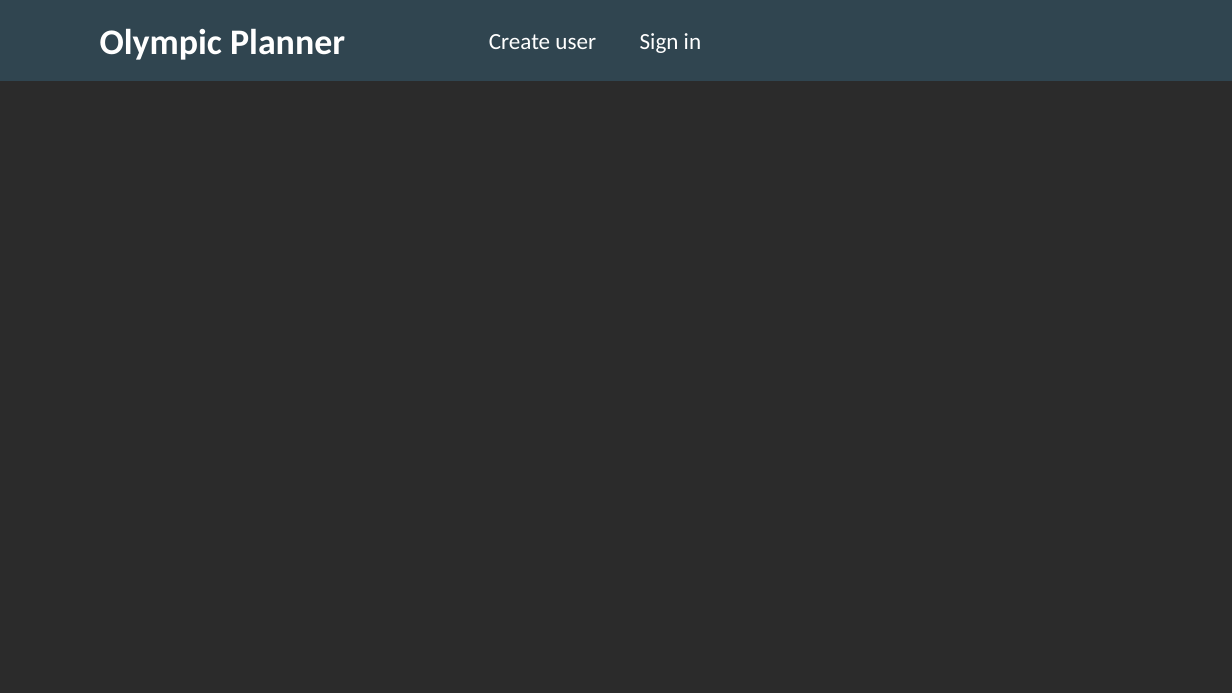
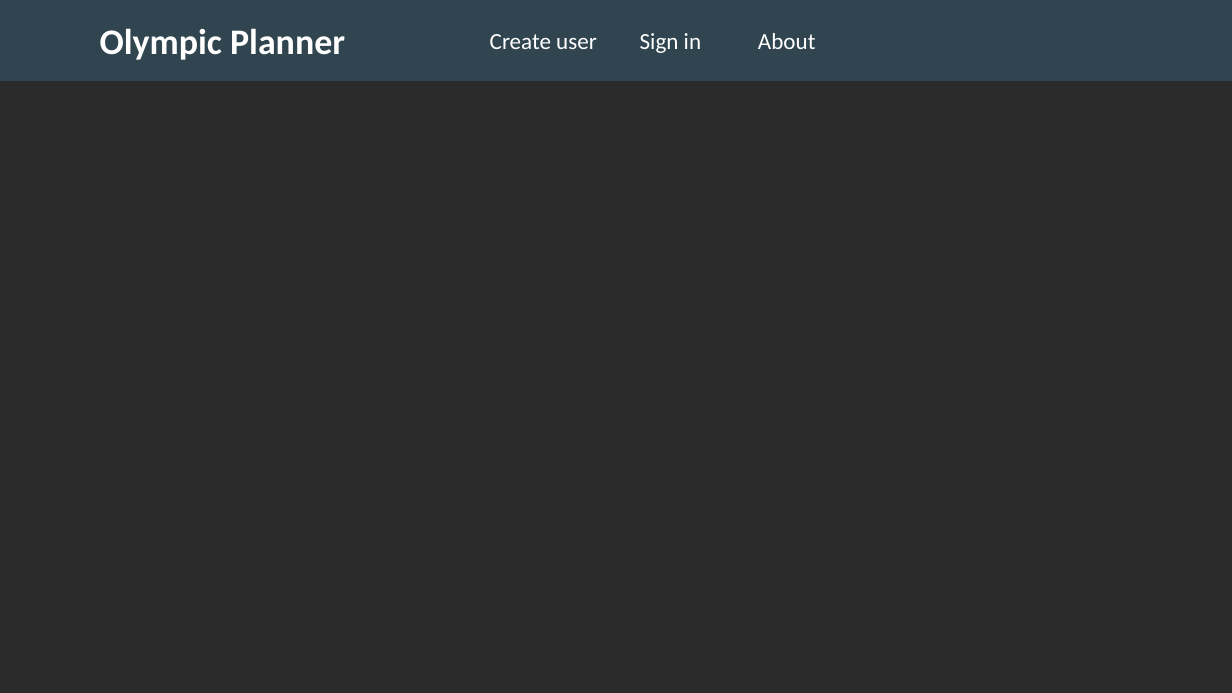
Before and after one commit to Ekajsa/OlympicPlanner, a slide deck: slide 2 of documentation/Mock-up.pptx (slide 5 before the commit). Drawn at 1232x693 pixels with LibreOffice and Linux fonts; fonts in the diff are those of the drawing; background and template pictures are left out; a plain dark background stands for a picture behind light text. Boxes give left, top, right and bottom in pixels: in the first picture for what was removed or moved away, otherwise in the second. Text is boxed around its words. In the diff, an @@ line names an element or a change of style, - is before the commit and + after.

```diff
--- a/documentation/Mock-up.pptx
+++ b/documentation/Mock-up.pptx
@@ text added at box(758, 33, 815, 49), 18 pt, text #FFFFFF @@
+About
```
Also in this commit, not shown: 8 other slides changed, 2 slides added.
